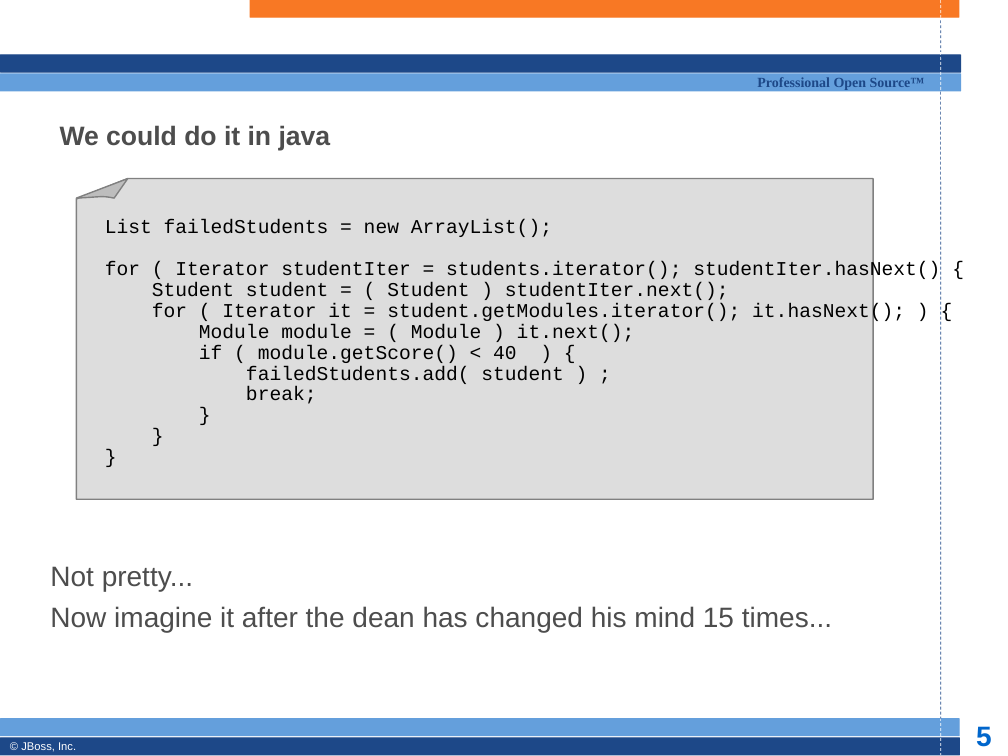
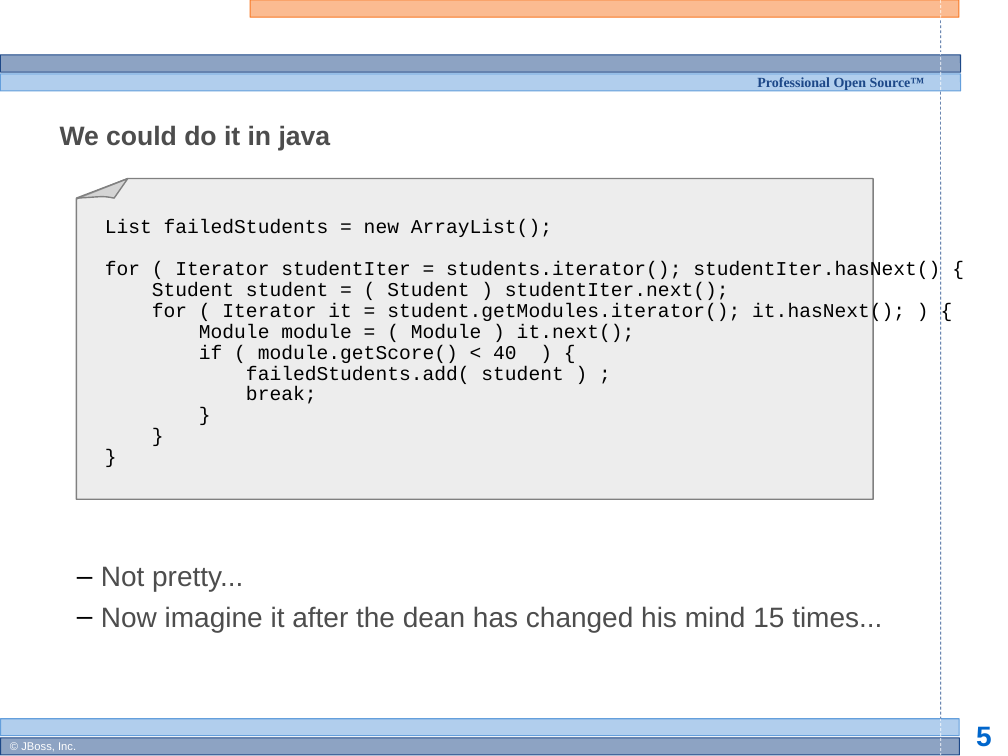
Before and after one commit to bobmcwhirter/drools, a slide deck: slide 5 of documentation/training/developers-course/Module 2 - JBoss Rules Intro.odp. Drawn at 1008x756 pixels with LibreOffice and Linux fonts; fonts in the diff are those of the drawing; background and template pictures are left out. Boxes give left, top, right and bottom in pixels: in the first picture for what was removed or moved away, otherwise in the second. Text is boxed around its words. In the diff, an @@ line names an element or a change of style, - is before the commit and + after.

```diff
--- a/documentation/training/developers-course/Module 2 - JBoss Rules Intro.odp
+++ b/documentation/training/developers-course/Module 2 - JBoss Rules Intro.odp
@@ rounded rectangle at (x1=250, y1=0, x2=959, y2=17): fill #F87824 to #F87824 at 50% opacity @@
@@ rounded rectangle at (x1=1, y1=55, x2=961, y2=73): fill #1D4888 to #1D4888 at 50% opacity @@
@@ rounded rectangle at (x1=1, y1=74, x2=961, y2=91): fill #649FDC to #649FDC at 50% opacity @@
@@ freeform shape at (x1=77, y1=178, x2=873, y2=499): fill #DDDDDD to #DDDDDD at 50% opacity @@
@@ freeform shape at (x1=77, y1=178, x2=128, y2=198): fill #BDBDBD to #BDBDBD at 50% opacity @@
@@ subtitle "Not pretty..." at (x1=101, y1=566, x2=882, y2=632): bullet none to –; list level 1 to 2 in "Not pretty..."; list level 1 to 2 in "Now imagine it after the ..." @@
@@ rounded rectangle at (x1=1, y1=719, x2=960, y2=736): fill #649FDC to #649FDC at 50% opacity @@
@@ rounded rectangle at (x1=1, y1=738, x2=960, y2=755): fill #1D4888 to #1D4888 at 50% opacity @@
```
Also in this commit, not shown: 6 other slides changed.
